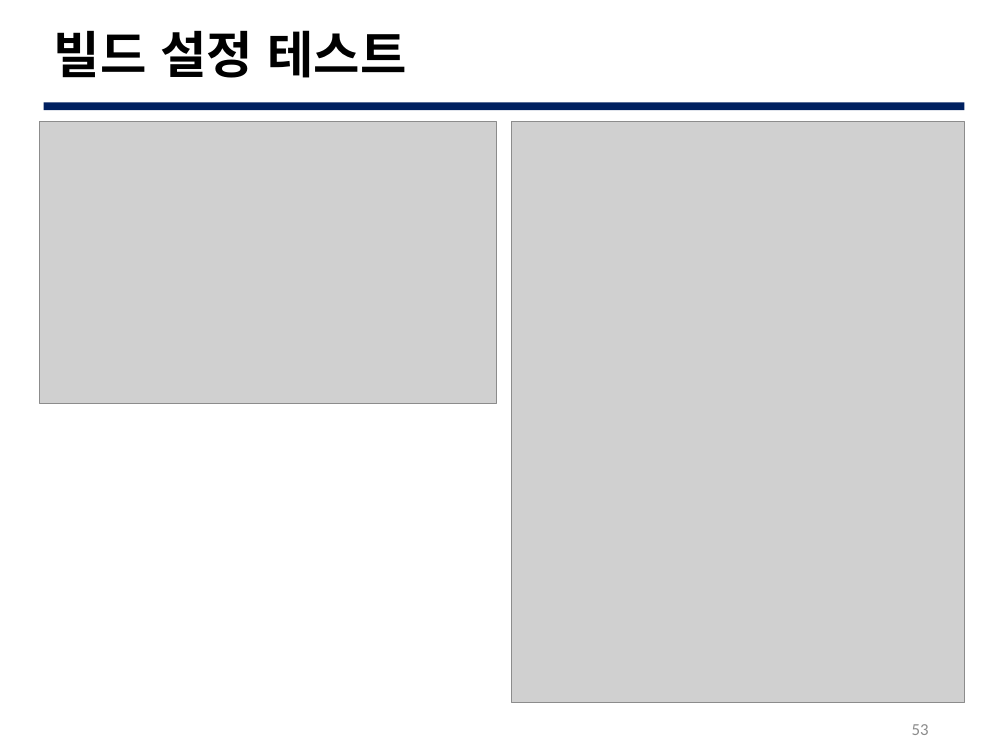
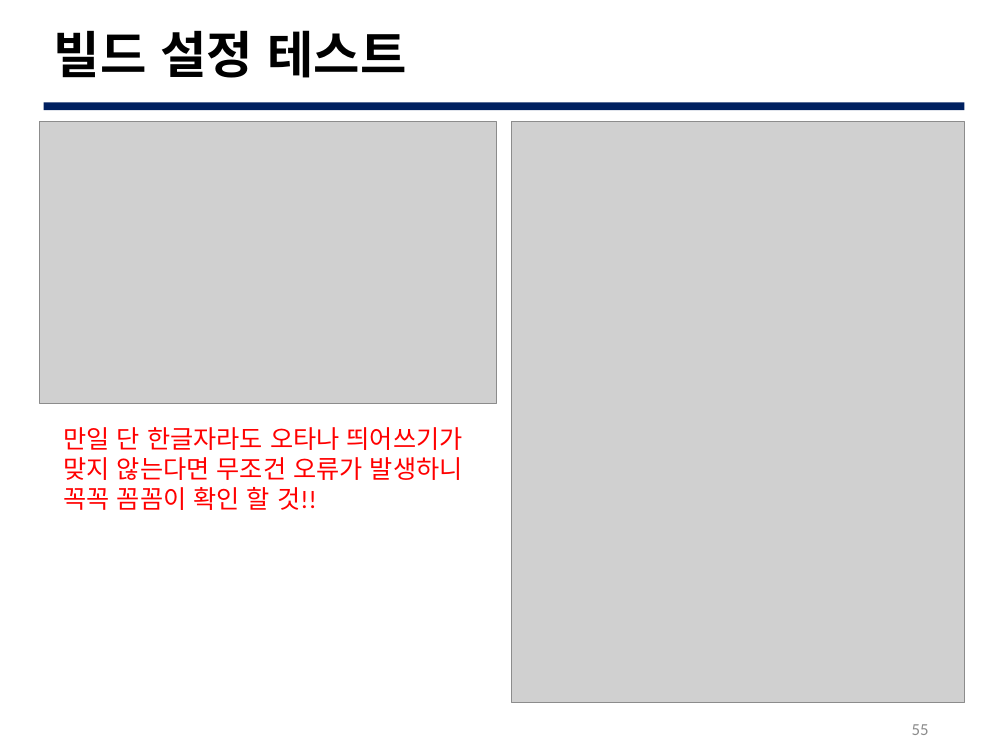
Before and after one commit to JBNU-JEduTools/osscourse, a slide deck: slide 55 of Slides/15. 개발 프로세스 실습 3.pptx (slide 53 before the commit). Drawn at 1008x756 pixels with LibreOffice and Linux fonts; fonts in the diff are those of the drawing; grey boxes stand for pictures; background and template pictures are left out. Boxes give left, top, right and bottom in pixels: in the first picture for what was removed or moved away, otherwise in the second. Text is boxed around its words. In the diff, an @@ line names an element or a change of style, - is before the commit and + after.

```diff
--- a/Slides/15. 개발 프로세스 실습 3.pptx
+++ b/Slides/15. 개발 프로세스 실습 3.pptx
@@ text added at [64,427,463,510], 18 pt, text #FF0000 @@
+만일 단 한글자라도 오타나 띄어쓰기가 맞지 않는다면 무조건 오류가 발생하니 꼭꼭 꼼꼼이 확인 할 것!!
@@ page number at [912,724,929,735]: text changed @@
-53
+55
```
Also in this commit, not shown: 3 other slides changed, 2 slides added.
